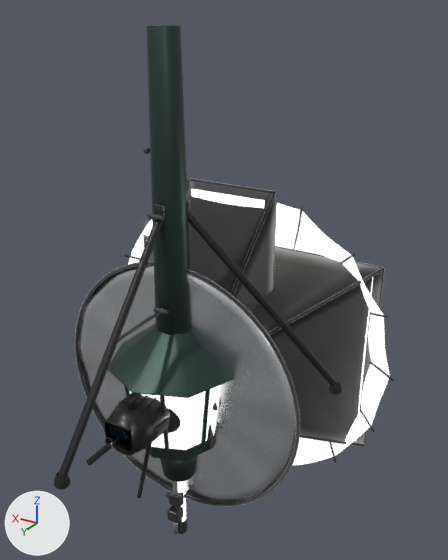
Renders of the glTF model assets/kit/lightkit.glb from each side of a commit.
The view is the same before and after, from a 50 mm lens placed at (-0.927, 1.271, 1.027), pointed at (-0.072, -0.154, 0.314). Arrows for +X, +Y and +Z are at lower left; the lights stay in place. The picture after the commit comes second. Where no turn or scale is listed for an object, it has been applied to the vertices.
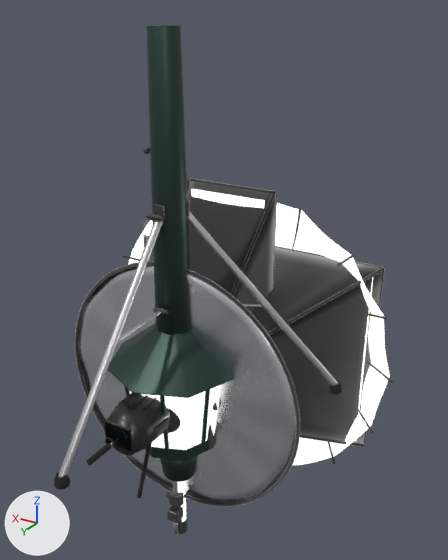
What differs and where, as boxes (x1, y1, x2, y2) in the pictures (448 x 560 px):
'leg', recoloured, surface changed
    both: (57, 220, 163, 478)
'mono_body.002', recoloured, surface changed
    both: (107, 404, 143, 430)
'mono_body', recoloured, surface changed
    both: (107, 404, 143, 430)
'leg.001', recoloured, surface changed
    both: (187, 211, 339, 386)
'rear_panel', recoloured, surface changed
    both: (105, 420, 131, 433)
'rear_panel.001', recoloured, surface changed
    both: (105, 420, 131, 433)
'brace', recoloured, surface changed
    both: (118, 311, 161, 342)
'rib.099', recoloured, surface changed
    both: (359, 411, 371, 428)
'rib.089', recoloured, surface changed
    both: (375, 366, 389, 379)
'leg_hinge.001', recoloured, surface changed
    both: (186, 207, 190, 217)
'rib.109', recoloured, surface changed
    both: (328, 442, 335, 459)
'rib.079', recoloured, surface changed
    both: (369, 312, 382, 318)
'brace.001', recoloured, surface changed
    both: (243, 304, 262, 307)
'rib.059', recoloured, surface changed
    both: (297, 212, 302, 223)
'rib.088', recoloured, surface changed
    both: (367, 361, 377, 369)
'rib.057', recoloured, surface changed
    both: (293, 233, 298, 244)
'rib.019', recoloured, surface changed
    both: (128, 256, 140, 261)
'rib_tip.008', recoloured, surface changed
    both: (388, 376, 394, 383)
'rib_tip.009', recoloured, surface changed
    both: (369, 426, 375, 433)
'rib_tip.010', recoloured, surface changed
    both: (332, 457, 337, 464)
'rib_tip.007', recoloured, surface changed
    both: (381, 315, 388, 319)
'rib.069', recoloured, surface changed
    both: (341, 256, 351, 263)
'rib_tip.005', recoloured, surface changed
    both: (299, 207, 303, 212)
'rib_tip.001', recoloured, surface changed
    both: (123, 254, 130, 258)
'rib_tip.006', recoloured, surface changed
    both: (349, 253, 355, 258)
'rib.056', recoloured, surface changed
    both: (292, 243, 296, 249)

Diff of the bpy script that builds the scene:
```diff
--- a/assets/kit/lightkit.glb.py
+++ b/assets/kit/lightkit.glb.py
@@ mat_black @@
 mat_black = principled_material('Black')
-mat_black.base_color = (0.022, 0.022, 0.024)  # black #29292b
-mat_black.roughness = 0.38
+mat_black.base_color = (0.045, 0.045, 0.048)  # dark grey #3c3c3e
+mat_black.roughness = 0.36
 mat_black.coat_weight = 0.35
@@ mat_satin @@
 mat_satin = principled_material('Satin')
-mat_satin.base_color = (0.03, 0.03, 0.032)  # dark grey #303032
+mat_satin.base_color = (0.07, 0.07, 0.075)  # dark grey #4b4b4d
 mat_satin.metallic = 0.6
-mat_satin.roughness = 0.45
+mat_satin.roughness = 0.42
@@ mat_alu @@
 mat_alu = principled_material('Alu')
-mat_alu.base_color = (0.66, 0.66, 0.68)  # light grey #d4d4d7
+mat_alu.base_color = (0.7, 0.7, 0.72)  # light grey #dadadd
 mat_alu.metallic = 1.0
-mat_alu.roughness = 0.28
+mat_alu.roughness = 0.34
@@ me_brace @@
 me_brace.from_pydata(...)  # 96 vertices, 188 faces; spans x -0.006..0.006, y 0.026..0.259, z 0.277..0.287
-me_brace.materials.append(mat_black)  # black #29292b
+me_brace.materials.append(mat_alu)  # light grey #dadadd
@@ me_brace_001 @@
 me_brace_001.from_pydata(...)  # 96 vertices, 188 faces; spans x -0.227..-0.02, y -0.134..-0.008, z 0.277..0.287
-me_brace_001.materials.append(mat_black)  # black #29292b
+me_brace_001.materials.append(mat_alu)  # light grey #dadadd
@@ me_leg @@
 me_leg.from_pydata(...)  # 40 vertices, 76 faces; spans x -0.01..0.01, y 0.022..0.478, z 0.013..0.567
-me_leg.materials.append(mat_satin)  # dark grey #303032
+me_leg.materials.append(mat_alu)  # light grey #dadadd
@@ me_leg_001 @@
 me_leg_001.from_pydata(...)  # 40 vertices, 76 faces; spans x -0.416..-0.017, y -0.245..-0.005, z 0.013..0.567
-me_leg_001.materials.append(mat_satin)  # dark grey #303032
+me_leg_001.materials.append(mat_alu)  # light grey #dadadd
```
